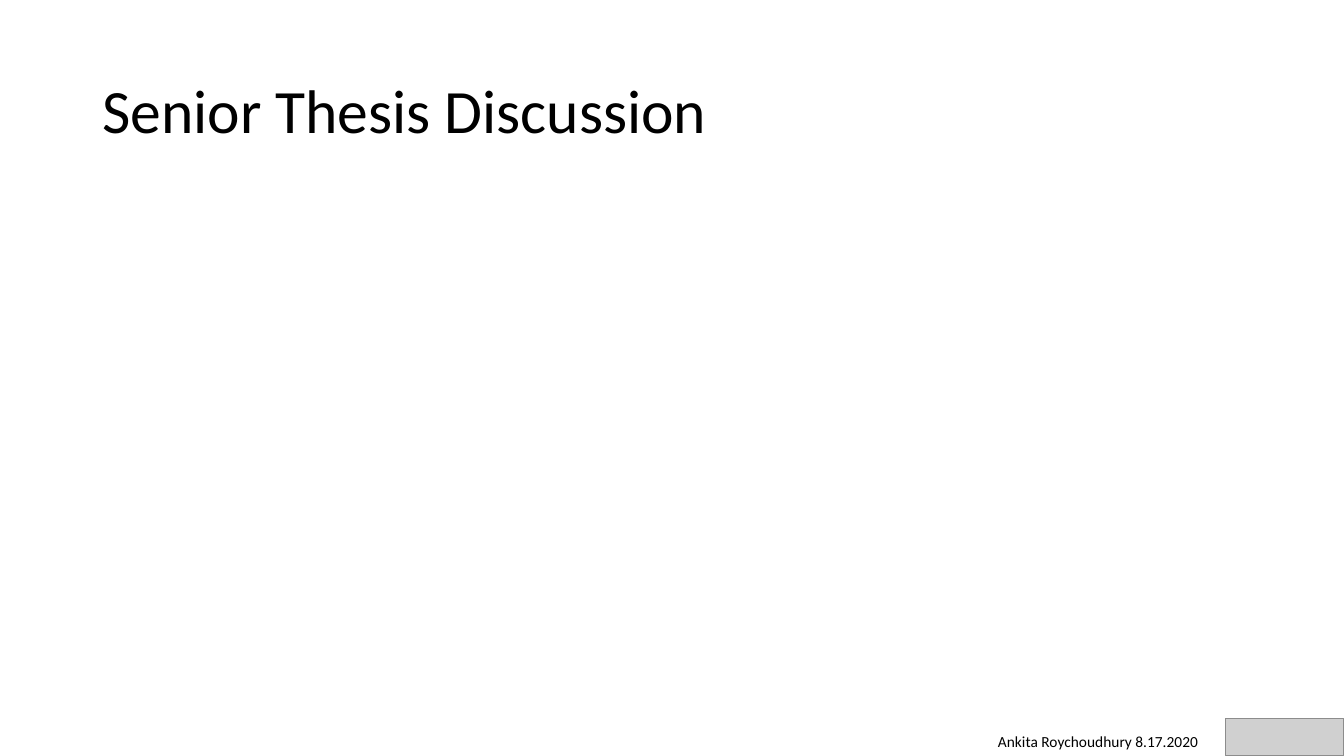
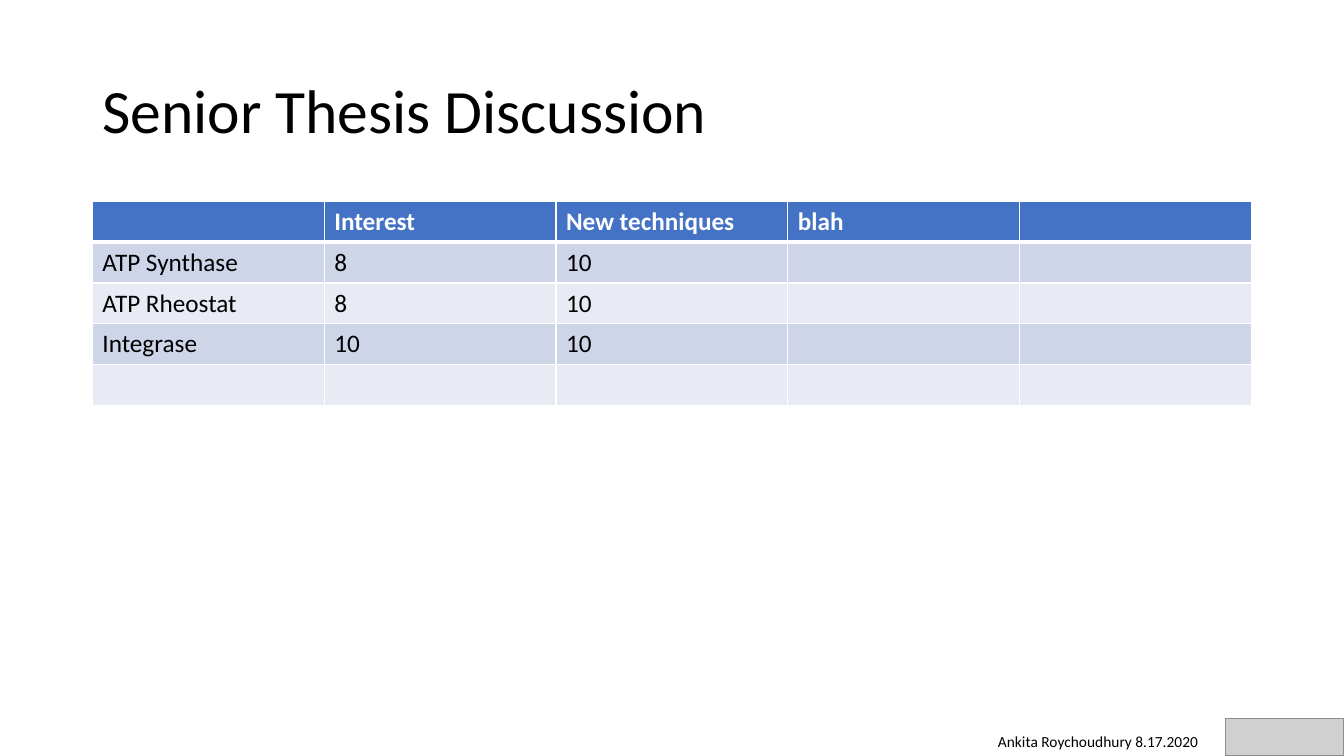
Before and after one commit to AnkitaRoychoudhury/ug_murray, a slide deck: slide 15 of miscellaneous/presentations/20200817_murray_mtg.pptx. Drawn at 1344x756 pixels with LibreOffice and Linux fonts; fonts in the diff are those of the drawing; grey boxes stand for pictures. Boxes give left, top, right and bottom in pixels: in the first picture for what was removed or moved away, otherwise in the second. Text is boxed around its words. In the diff, an @@ line names an element or a change of style, - is before the commit and + after.

Commit message:
surf poster, atp synthase colabs complete

```diff
--- a/miscellaneous/presentations/20200817_murray_mtg.pptx
+++ b/miscellaneous/presentations/20200817_murray_mtg.pptx
@@ table added at bbox=[93, 202, 1252, 406], 5 rows, 5 columns @@
+ | Interest | New techniques | blah | 
+ATP Synthase | 8 | 10 |  | 
+ATP Rheostat | 8 | 10 |  | 
+Integrase | 10 | 10 |  | 
+ |  |  |  | 
```
Also in this commit, not shown: 4 other slides changed, 1 slide added, 1 slide removed, 31 other files.
